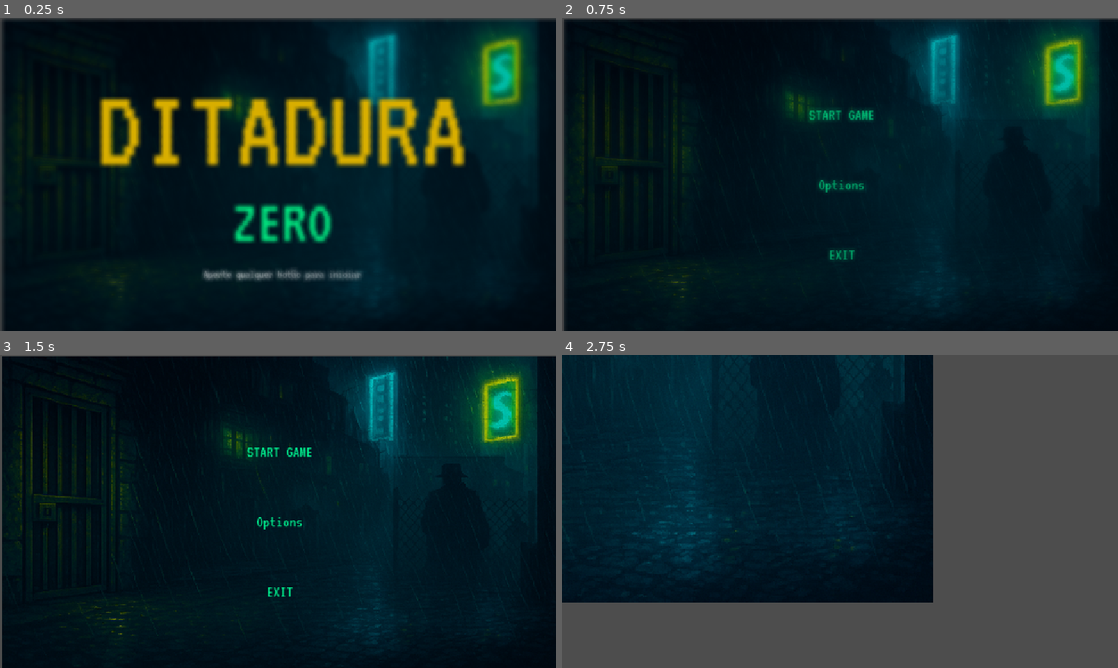
Above: before the commit, frames 1-4 (two rows, left to right).
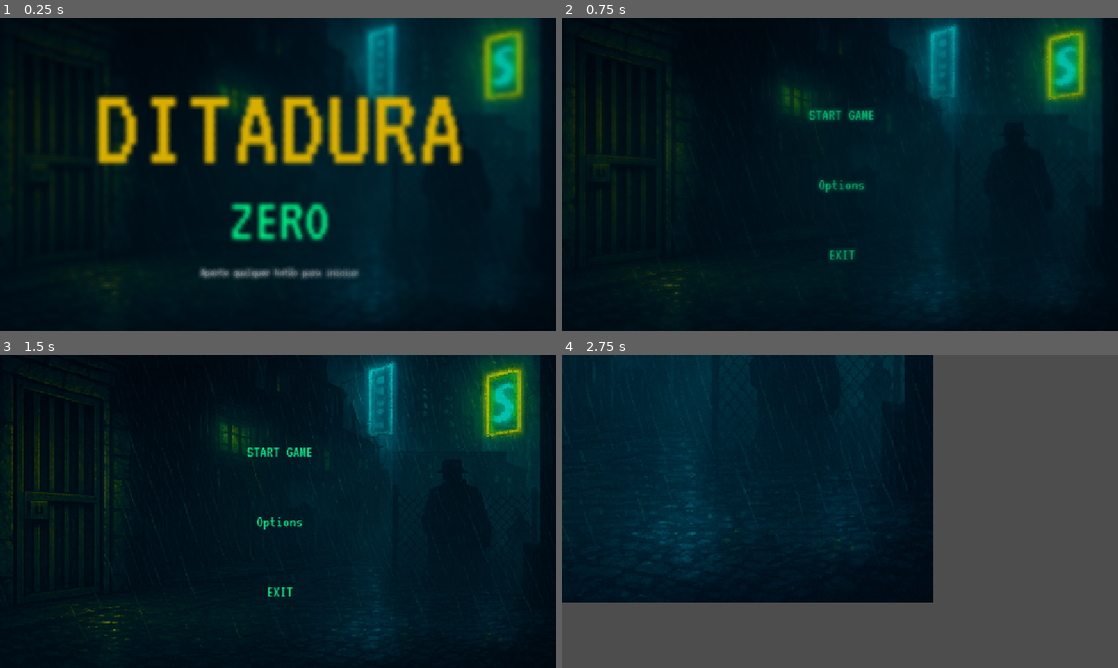
Above: after the commit, the same moments.

Repository: Mariojunior2/DitaduraZeroMenu
Game: Godot game, scene res://main_menu.tscn
The game is run twice, just before and just after one commit, with the same random seed, the same clock (stepped at 60 frames per second) and the same inputs.
Inputs (mouse positions are in pixels of both pictures, inside the frame that each line leads up to):
- Up to frame 1 (0.25 s): no input
- Up to frame 2 (0.75 s): tap Enter at 0.5 s; move the mouse to (962, 158) at 0.52 s; click (962, 158) at 0.67 s
- Up to frame 3 (1.5 s): click "START GAME" at 1.25 s
- Up to frame 4 (2.75 s): click "START GAME" at 2 s

The runs differ from the first frame. In frame 1, 14% of the frame differs, in the area x 0-100%, y 0-100%; in frame 2, 3.1%; in frame 3, 4.5%; in frame 4, nothing differs.

Commit message:
Update main_menu.tscn

Diff:
--- a/main_menu.tscn
+++ b/main_menu.tscn
@@ -79,6 +79,10 @@
 anchors_preset = 15
 anchor_right = 1.0
 anchor_bottom = 1.0
+offset_left = -19.0
+offset_top = -20.0
+offset_right = 7.0
+offset_bottom = 12.0
 grow_horizontal = 2
 grow_vertical = 2
 theme_override_styles/panel = SubResource("StyleBoxTexture_7vrkn")
